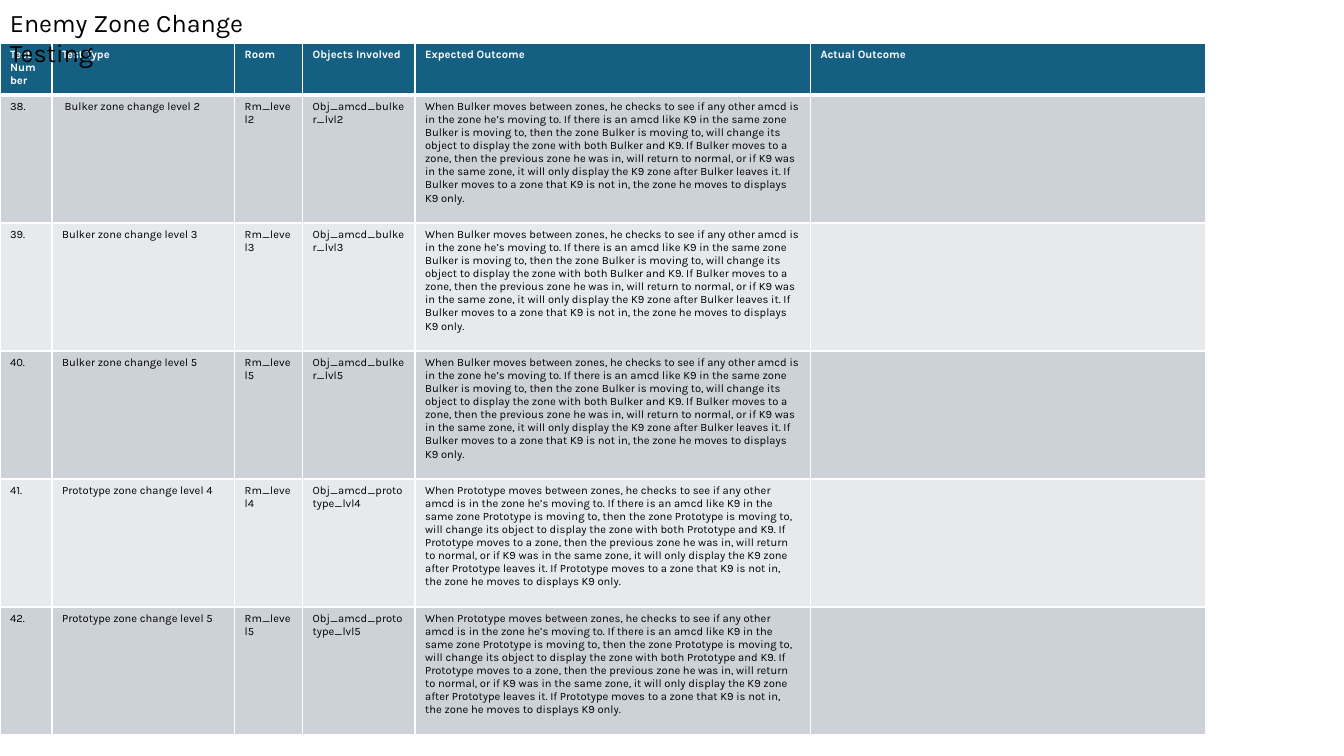
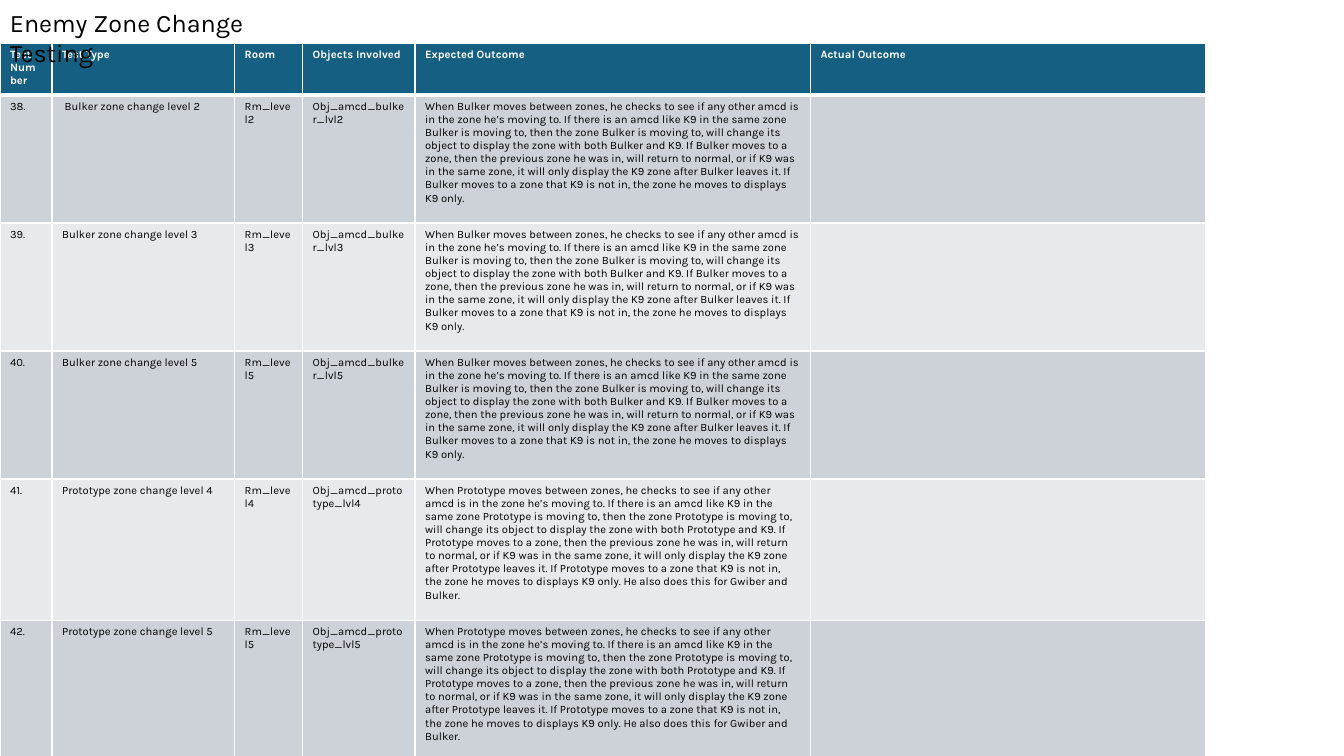
Before and after one commit to QuotedTrain5221/Critical-Failure-3, a slide deck: slide 49 of Logs/Development Log and Alpha Testing.pptx (slide 48 before the commit). Drawn at 1344x756 pixels with LibreOffice and Linux fonts; fonts in the diff are those of the drawing. Boxes give left, top, right and bottom in pixels: in the first picture for what was removed or moved away, otherwise in the second. Text is boxed around its words. In the diff, an @@ line names an element or a change of style, - is before the commit and + after.

```diff
--- a/Logs/Development Log and Alpha Testing.pptx
+++ b/Logs/Development Log and Alpha Testing.pptx
@@ table at <box>0,43,1206,744</box> @@
-row 5, column 5: When Prototype moves between zones, he checks to see if any other amcd is in the zone he’s moving to. If there is an amcd like K9 in the same zone Prototype is moving to, then the zone Prototype is moving to, will change its object to display the zone with both Prototype and K9. If Prototype moves to a zone, then the previous zone he was in, will return to normal, or if K9 was in the same zone, it will only display the K9 zone after Prototype leaves it. If Prototype moves to a zone that K9 is not in, the zone he moves to displays K9 only.
+row 5, column 5: When Prototype moves between zones, he checks to see if any other amcd is in the zone he’s moving to. If there is an amcd like K9 in the same zone Prototype is moving to, then the zone Prototype is moving to, will change its object to display the zone with both Prototype and K9. If Prototype moves to a zone, then the previous zone he was in, will return to normal, or if K9 was in the same zone, it will only display the K9 zone after Prototype leaves it. If Prototype moves to a zone that K9 is not in, the zone he moves to displays K9 only. He also does this for Gwiber and Bulker.
-row 6, column 5: When Prototype moves between zones, he checks to see if any other amcd is in the zone he’s moving to. If there is an amcd like K9 in the same zone Prototype is moving to, then the zone Prototype is moving to, will change its object to display the zone with both Prototype and K9. If Prototype moves to a zone, then the previous zone he was in, will return to normal, or if K9 was in the same zone, it will only display the K9 zone after Prototype leaves it. If Prototype moves to a zone that K9 is not in, the zone he moves to displays K9 only.
+row 6, column 5: When Prototype moves between zones, he checks to see if any other amcd is in the zone he’s moving to. If there is an amcd like K9 in the same zone Prototype is moving to, then the zone Prototype is moving to, will change its object to display the zone with both Prototype and K9. If Prototype moves to a zone, then the previous zone he was in, will return to normal, or if K9 was in the same zone, it will only display the K9 zone after Prototype leaves it. If Prototype moves to a zone that K9 is not in, the zone he moves to displays K9 only. He also does this for Gwiber and Bulker.
```
Also in this commit, not shown: 5 other slides changed, 27 slides added.
